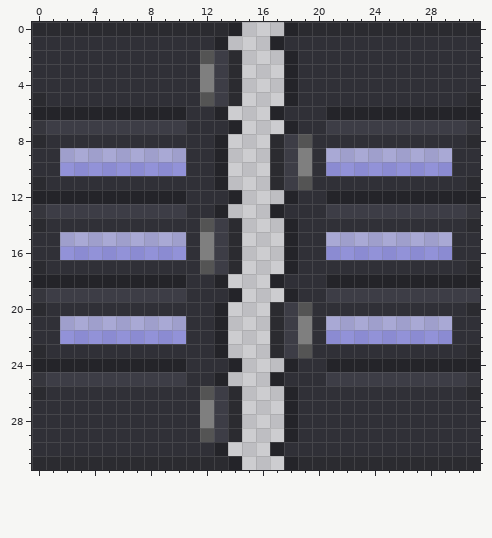
File history of a pixel-art sprite, Resources/Textures/TS/Structures/Doors/Glass/marine-engineer.rsi/assembly.png. That is the earlier state.
The file is 32x32 pixels.
Once edited:
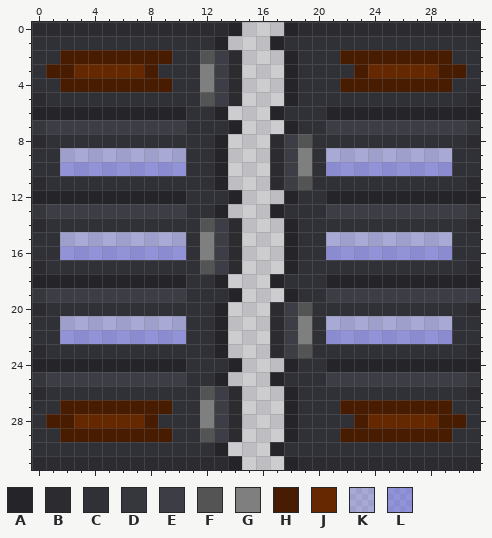
Palette (. is transparent): A #242429  B #2b2b30  C #303037  D #36363d  E #3d3d46  F #545454  G #7f7f7f  H #471c00  J #652800  K #6868de5b  L #6868de96
Diff:
The edit turns colour C into colour H in row 2 at x 2 to 9 and 22 to 29; in row 3 at x 1 to 2, 8, 23 and 29 to 30; in row 4 at x 2 to 9 and 22 to 29; in row 27 at x 2 to 9 and 22 to 29; in row 28 at x 1 to 2, 8, 23 and 29 to 30; in row 29 at x 2 to 9 and 22 to 29.
The edit turns colour C into colour J in row 3 at x 3 to 7 and 24 to 28; in row 28 at x 3 to 7 and 24 to 28.
Where, in picture pixels (left, top, right, bottom), the same in both pictures:
changed: (46, 50, 172, 92)
changed: (340, 50, 466, 92)
changed: (46, 400, 172, 442)
changed: (340, 400, 466, 442)
